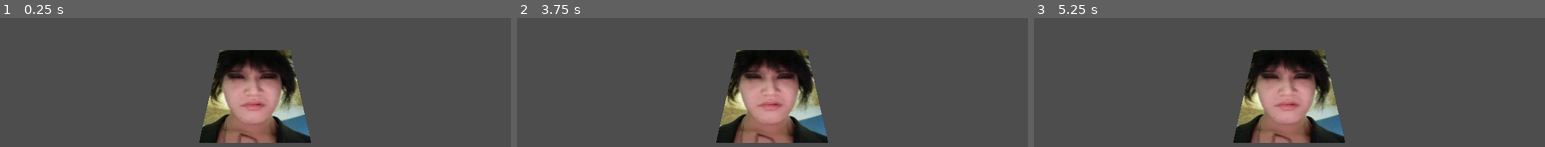
Above: before the commit, frames 1-3 (left to right).
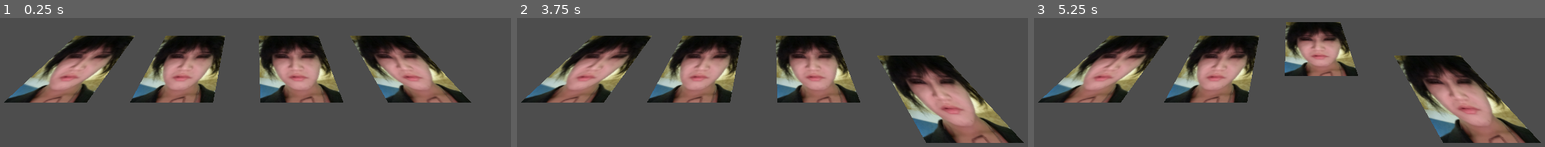
Above: after the commit, the same moments.

Repository: tonyrayf/durak999
Game: Godot game, scene res://scenes/Main3D.tscn
Two runs of this game, one before a commit and one after it. Both use one fixed random seed, a clock stepped at 60 frames per second and the inputs below.
Inputs (mouse positions are in pixels of both pictures, inside the frame that each line leads up to):
- Up to frame 1 (0.25 s): no input
- Up to frame 2 (3.75 s): tap Enter at 0.5, 2, 3.5 s; move the mouse to (890, 29) at 0.52 s; press the mouse at (890, 29) at 0.53 s; release the mouse at (890, 29) at 1.25 s; tap Space at 1.25, 2.75 s; drag from (665, 60) to (746, 105) at 1.27 s; move the mouse to (outside the picture) at 2.02 s; press the mouse at (outside the picture) at 2.03 s; release the mouse at (outside the picture) at 2.75 s; drag from (746, 105) to (outside the picture) at 2.77 s; move the mouse to (936, 91) at 3.52 s; press the mouse at (936, 91) at 3.53 s
- Up to frame 3 (5.25 s): release the mouse at (1453, 91) at 4.25 s; tap Space at 4.25 s; drag from (outside the picture) to (outside the picture) at 4.27 s; move the mouse to (1315, 45) at 5.02 s; press the mouse at (1315, 45) at 5.03 s

The runs differ from the first frame. In frame 1, 38% of the frame differs, in the area x 0-93%, y 13-97%; in frame 2, 41%, in the area x 0-100%, y 13-97%; in frame 3, 41%.

Commit message:
added cards dragging

Diff:
--- a/scenes/Card.tscn
+++ b/scenes/Card.tscn
@@ -1,21 +1,22 @@
 [gd_scene format=3 uid="uid://dt75flq2yfdq0"]
 
-[ext_resource type="Script" uid="uid://bgb4ebi4sx76f" path="res://scenes/card.gd" id="1_tgmmg"]
+[ext_resource type="Script" uid="uid://bgb4ebi4sx76f" path="res://scripts/card.gd" id="1_tgmmg"]
 [ext_resource type="Texture2D" uid="uid://c3f0r3fu807gt" path="res://assets/photo_2026-02-05_21-35-56.jpg" id="1_yiag5"]
 
-[sub_resource type="RectangleShape2D" id="RectangleShape2D_4jj7t"]
-size = Vector2(153, 206)
+[sub_resource type="BoxShape3D" id="BoxShape3D_tgmmg"]
+size = Vector3(1.472, 1.991, 0.143)
 
-[node name="Card" type="Area2D" unique_id=459551931]
+[node name="Card" type="Area3D" unique_id=1076352448]
 script = ExtResource("1_tgmmg")
 
-[node name="Sprite2D" type="Sprite2D" parent="." unique_id=359339535]
-scale = Vector2(0.159375, 0.159375)
+[node name="Sprite3D" type="Sprite3D" parent="." unique_id=1827858593]
+transform = Transform3D(-0.16216695, 0, 0, 0, 0.15674181, 0, 0, 0, 1, 0, 0, 0)
 texture = ExtResource("1_yiag5")
 
-[node name="CollisionShape2D" type="CollisionShape2D" parent="." unique_id=1699381822]
-position = Vector2(-0.5, -1)
-shape = SubResource("RectangleShape2D_4jj7t")
+[node name="CollisionShape3D" type="CollisionShape3D" parent="." unique_id=746454981]
+transform = Transform3D(1, 0, 0, 0, 1, 0, 0, 0, 1, 0, 0, -0.009)
+shape = SubResource("BoxShape3D_tgmmg")
 
 [connection signal="area_entered" from="." to="." method="_on_area_entered"]
 [connection signal="area_exited" from="." to="." method="_on_area_exited"]
+[connection signal="input_event" from="." to="." method="_on_input_event"]
--- a/scenes/Main3D.tscn
+++ b/scenes/Main3D.tscn
@@ -1,12 +1,24 @@
 [gd_scene format=3 uid="uid://c03y2syu5adi2"]
 
-[ext_resource type="Texture2D" uid="uid://c3f0r3fu807gt" path="res://assets/photo_2026-02-05_21-35-56.jpg" id="1_vjhcd"]
+[ext_resource type="PackedScene" uid="uid://25m24u1rxsw3" path="res://scenes/Cursor.tscn" id="2_1d72u"]
+[ext_resource type="PackedScene" uid="uid://dt75flq2yfdq0" path="res://scenes/Card.tscn" id="3_qhbaj"]
 
 [node name="Main3d" type="Node3D" unique_id=729936244]
 
-[node name="Sprite3D" type="Sprite3D" parent="." unique_id=864724462]
-transform = Transform3D(1, 0, 0, 0, 0.035265837, 0.99937797, 0, -0.99937797, 0.035265837, 0, 0, 0)
-texture = ExtResource("1_vjhcd")
+[node name="Camera3D" type="Camera3D" parent="." unique_id=426218461]
+transform = Transform3D(1, 0, 0, 0, 0.7519779, 0.6591884, 0, -0.6591884, 0.7519779, 0, 3.2862797, 2.937605)
 
-[node name="Camera3D" type="Camera3D" parent="." unique_id=426218461]
-transform = Transform3D(1, 0, 0, 0, 0.8227397, 0.56841826, 0, -0.56841826, 0.8227397, 0, 16.42034, 15.737333)
+[node name="Cursor" parent="." unique_id=668848757 instance=ExtResource("2_1d72u")]
+position = Vector2(576, 332)
+
+[node name="Card" parent="." unique_id=1076352448 instance=ExtResource("3_qhbaj")]
+transform = Transform3D(1, 0, 0, 0, -4.371139e-08, 1, 0, -1, -4.371139e-08, -3.929924, 0, -0.17644143)
+
+[node name="Card2" parent="." unique_id=1960996706 instance=ExtResource("3_qhbaj")]
+transform = Transform3D(1, 0, 0, 0, -4.371139e-08, 1, 0, -1, -4.371139e-08, -1.56515, 0, -0.17644143)
+
+[node name="Card3" parent="." unique_id=1821635361 instance=ExtResource("3_qhbaj")]
+transform = Transform3D(1, 0, 0, 0, -4.371139e-08, 1, 0, -1, -4.371139e-08, 0.87537503, 0, -0.17644143)
+
+[node name="Card4" parent="." unique_id=100137817 instance=ExtResource("3_qhbaj")]
+transform = Transform3D(1, 0, 0, 0, -4.371139e-08, 1, 0, -1, -4.371139e-08, 3.2649558, 0, -0.17644143)
--- a/scenes/card.gd
+++ /dev/null
@@ -1,26 +0,0 @@
-extends Area2D
-
-
-var entered : bool = false
-var dragging : bool = false
-
-
-func _process(delta: float) -> void:
-	if entered:
-		if Input.is_action_pressed("mouse_lb"):
-			dragging = true
-		else:
-			dragging = false
-
-	if dragging:
-		global_position = Global.cursor.global_position
-
-
-func _on_area_entered(area: Area2D) -> void:
-	if area == Global.cursor:
-		entered = true
-
-func _on_area_exited(area: Area2D) -> void:
-	if area == Global.cursor:
-		entered = false
-		dragging = false
--- /dev/null
+++ b/scripts/card.gd
@@ -0,0 +1,23 @@
+extends Area3D
+
+var dragging = false
+
+
+func _on_input_event(camera, event, position, normal, shape_idx):
+	if event is InputEventMouseButton and event.button_index == MOUSE_BUTTON_LEFT:
+		dragging = event.pressed
+
+
+func _process(_delta):
+	if dragging:
+		var mouse_pos = get_viewport().get_mouse_position()
+		var camera = get_viewport().get_camera_3d()
+
+		# Создаем плоскость на уровне текущей высоты карты
+		var project_plane = Plane(Vector3.UP, global_position.y)
+		var ray_origin = camera.project_ray_origin(mouse_pos)
+		var ray_direction = camera.project_ray_normal(mouse_pos)
+
+		var intersection = project_plane.intersects_ray(ray_origin, ray_direction)
+		if intersection:
+			global_position = intersection
Renamed: scenes/card.gd.uid -> scripts/card.gd.uid
